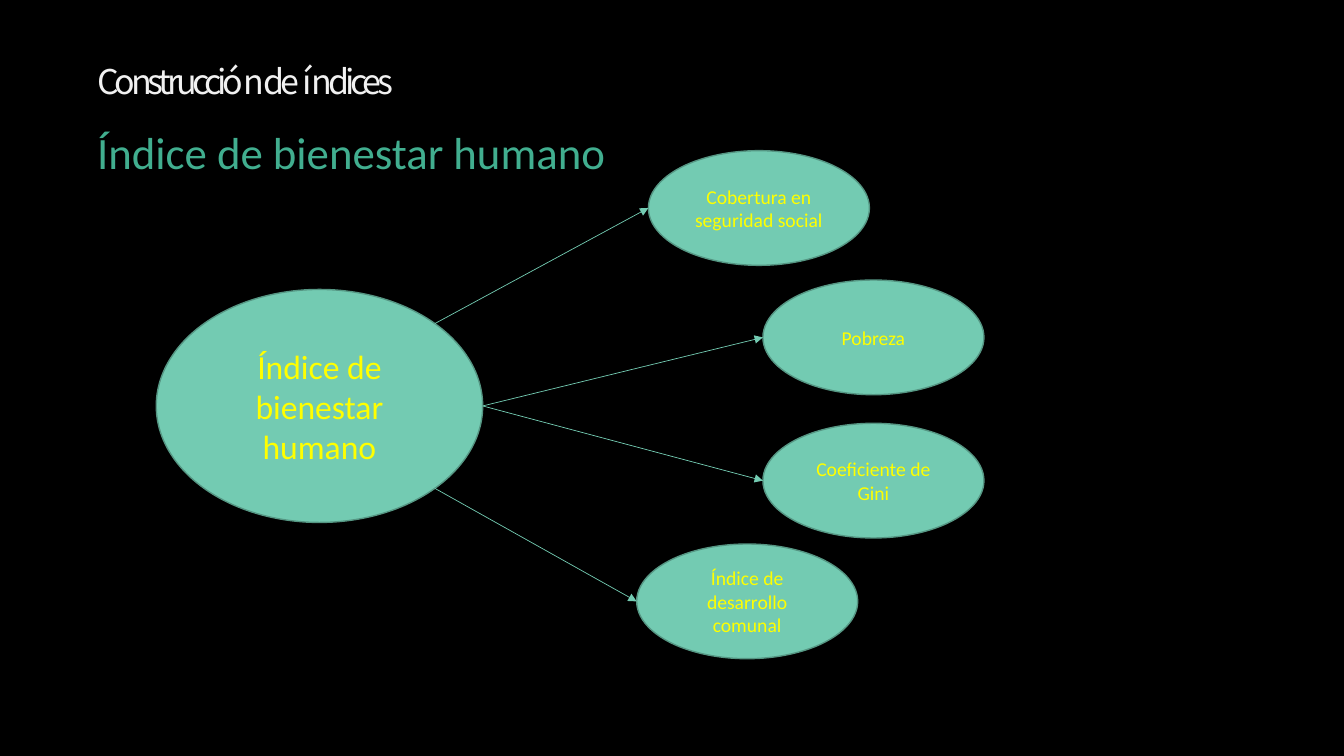
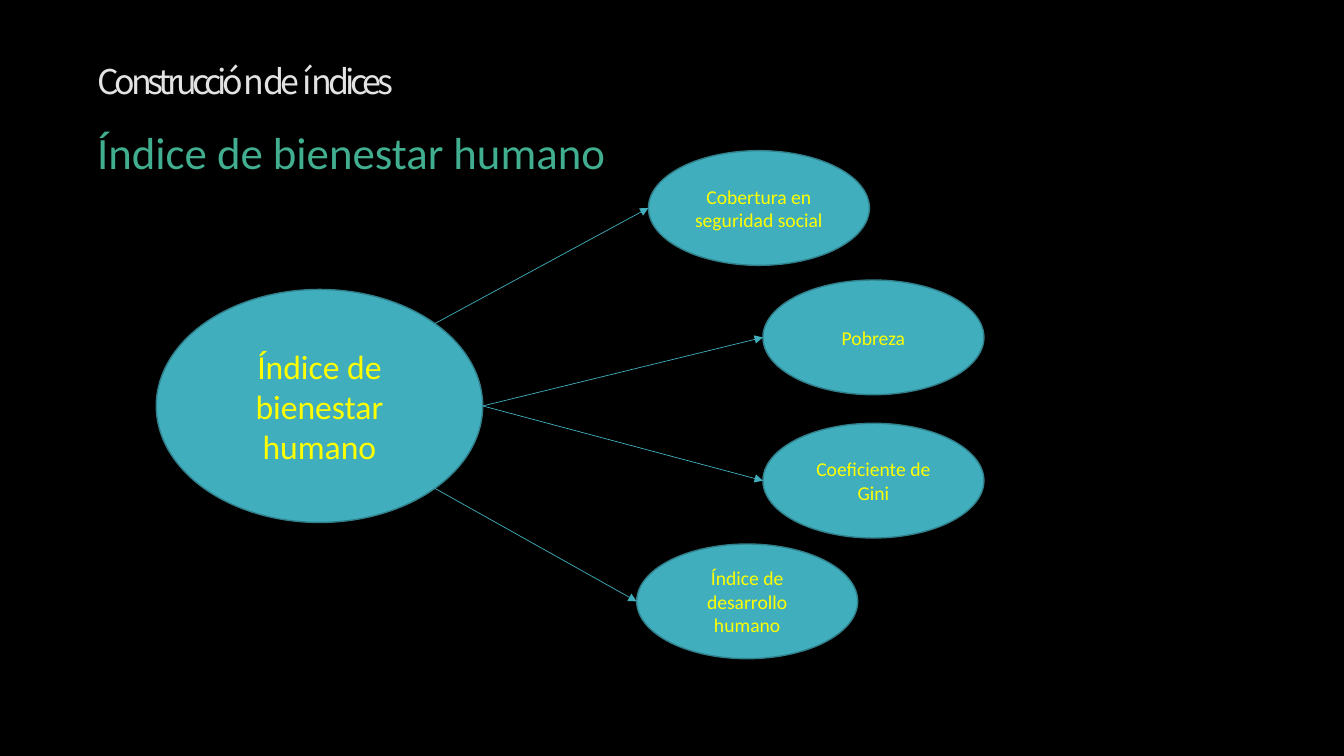
Before and after one commit to Sud-Austral/ds_indices, a slide deck: slide 16 of indices.pptx (slide 11 before the commit). Drawn at 1344x756 pixels with LibreOffice and Linux fonts; fonts in the diff are those of the drawing; background and template pictures are left out. Boxes give left, top, right and bottom in pixels: in the first picture for what was removed or moved away, otherwise in the second. Text is boxed around its words. In the diff, an @@ line names an element or a change of style, - is before the commit and + after.

Commit message:
up

```diff
--- a/indices.pptx
+++ b/indices.pptx
@@ arrow (435, 324) - (648, 208): stroke #73CBB2 0.5 pt to #41AEBD 0.5 pt @@
@@ arrow (483, 406) - (763, 338): stroke #73CBB2 0.5 pt to #41AEBD 0.5 pt @@
@@ arrow (483, 406) - (763, 481): stroke #73CBB2 0.5 pt to #41AEBD 0.5 pt @@
@@ arrow (435, 488) - (637, 602): stroke #73CBB2 0.5 pt to #41AEBD 0.5 pt @@
@@ fill #73CBB2 to #41AEBD; outline #559684 1 pt to #30818C 1 pt in 5 elements at (156,289,483,522), (763,280,984,395), (648,150,869,265), (763,423,984,538), (637,544,858,659) @@
@@ text in ellipse at (707,569,787,632): text changed @@
-Índice de desarrollo comunal
+Índice de desarrollo humano
```
Also in this commit, not shown: 20 other slides changed, 14 slides added, 7 slides removed.
